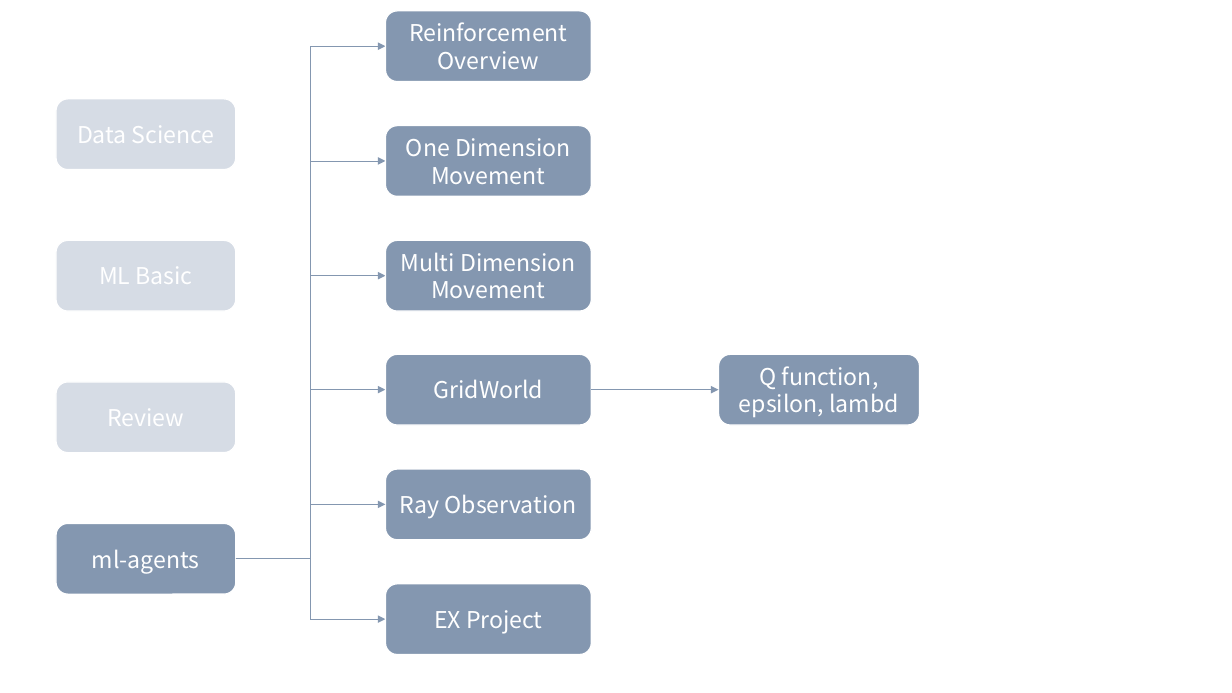
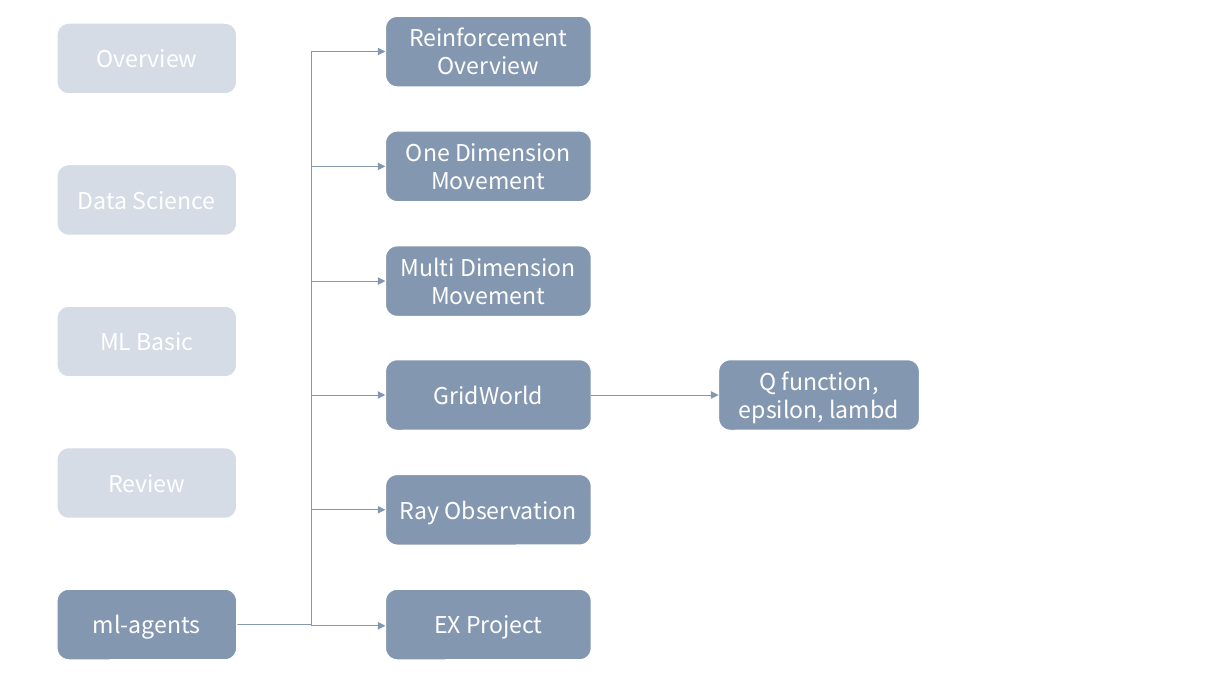
Before and after one commit to Linejin/ai_study, a slide deck: slide 30 of planning/AI seminar.pptx (slide 25 before the commit). Drawn at 1232x693 pixels with LibreOffice and Linux fonts; fonts in the diff are those of the drawing. Boxes give left, top, right and bottom in pixels: in the first picture for what was removed or moved away, otherwise in the second. Text is boxed around its words. In the diff, an @@ line names an element or a change of style, - is before the commit and + after.

```diff
--- a/planning/AI seminar.pptx
+++ b/planning/AI seminar.pptx
@@ rounded rectangle added at box(57, 23, 238, 94), fill #D6DCE5, outline #FFFFFF 1 pt, 18 pt, text #FFFFFF @@
+Overview
@@ elbow arrow moved from (236, 559) - (385, 46) to (237, 625) - (385, 52) @@
@@ elbow arrow moved from (236, 559) - (385, 161) to (237, 625) - (385, 166) @@
@@ elbow arrow moved from (236, 559) - (385, 275) to (237, 625) - (385, 281) @@
@@ elbow arrow moved from (236, 559) - (385, 390) to (237, 625) - (385, 396) @@
@@ 7 rounded rectangles, 1 arrow: place and size @@
-7 rounded rectangles, 1 arrow at box(385, 11, 921, 655)
+7 rounded rectangles, 1 arrow at box(385, 17, 921, 661)
@@ elbow arrow moved from (236, 559) - (385, 505) to (237, 625) - (385, 510) @@
@@ 4 rounded rectangles: place and size @@
-4 rounded rectangles at box(56, 99, 237, 594)
+4 rounded rectangles at box(57, 165, 238, 661)
@@ elbow arrow moved from (236, 559) - (385, 619) to (237, 625) - (385, 626) @@
```
Also in this commit, not shown: 14 other slides changed, 11 slides added, 6 slides removed.
